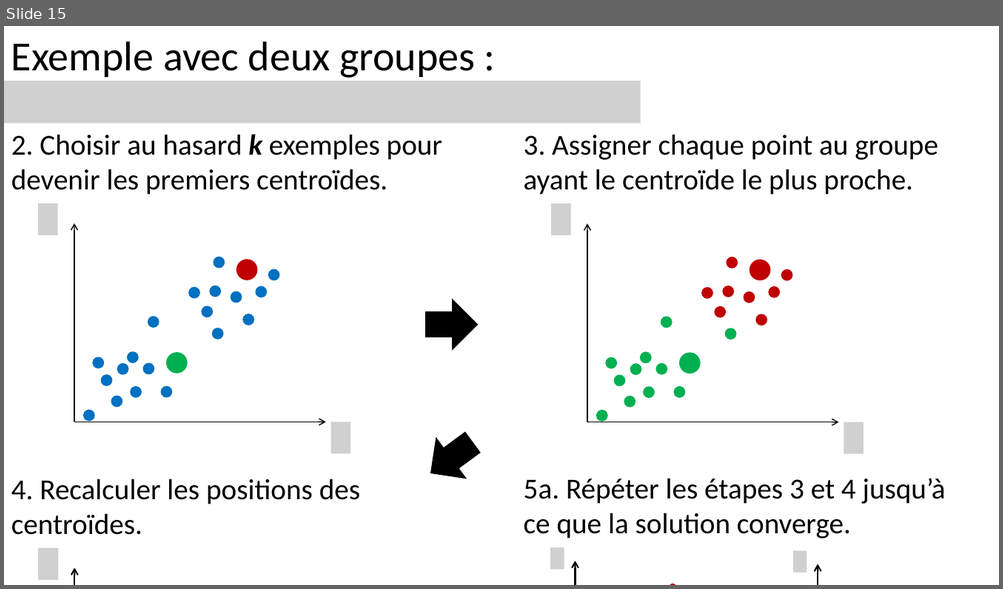
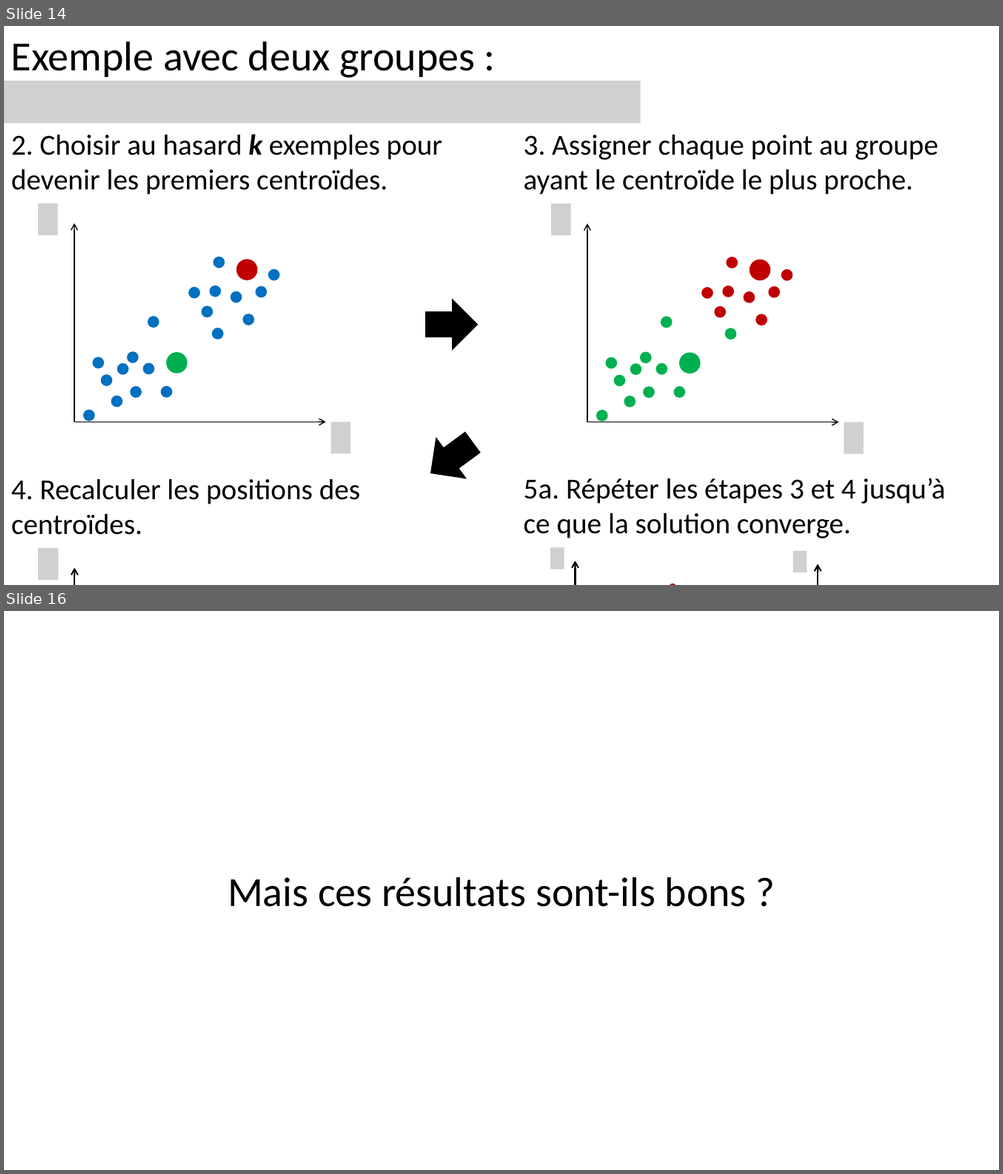
Before and after one commit to pnplab/ML_CRIUSMM, a slide deck: cours_4/img/cours_4.pptx. Shown one above the other, each under a label of ours: slide 15 before the commit, slides 14 and 16 after it; the slides between them are not shown. The pictures are 1003x589 and 1003x1174 pixels, drawn with LibreOffice and Linux fonts; fonts in the diff are those of the drawing; grey boxes stand for pictures; background and template pictures are left out. Boxes give left, top, right and bottom in pixels: in the first picture for what was removed or moved away, otherwise in the second. Text is boxed around its words. In the diff, an @@ line names an element or a change of style, - is before the commit and + after.

```diff
--- a/cours_4/img/cours_4.pptx
+++ b/cours_4/img/cours_4.pptx
@@ slide 16 added at [4, 611, 999, 1170], background #FFFFFF @@
@@ text added at [227, 877, 746, 907], 40 pt, text #000000 @@
+Mais ces résultats sont-ils bons ?
@@ what was slide 15 is now slide 14 @@
```
Also in this commit, not shown: 2 slides changed, 5 other slides added, 25 other files.
